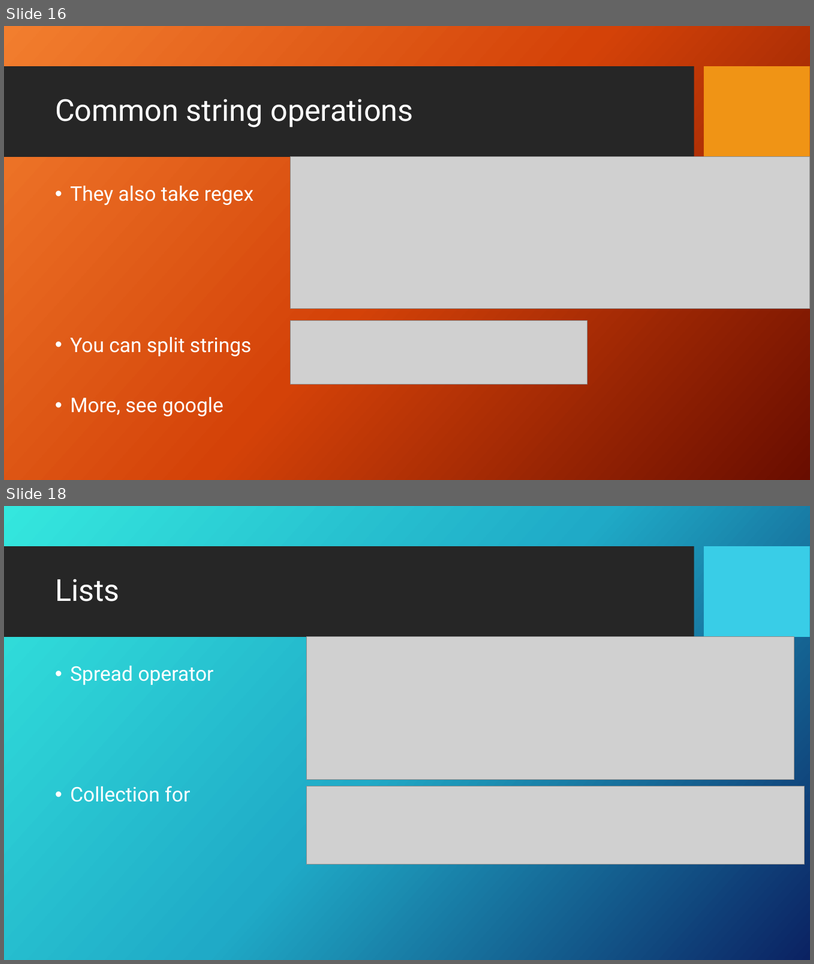
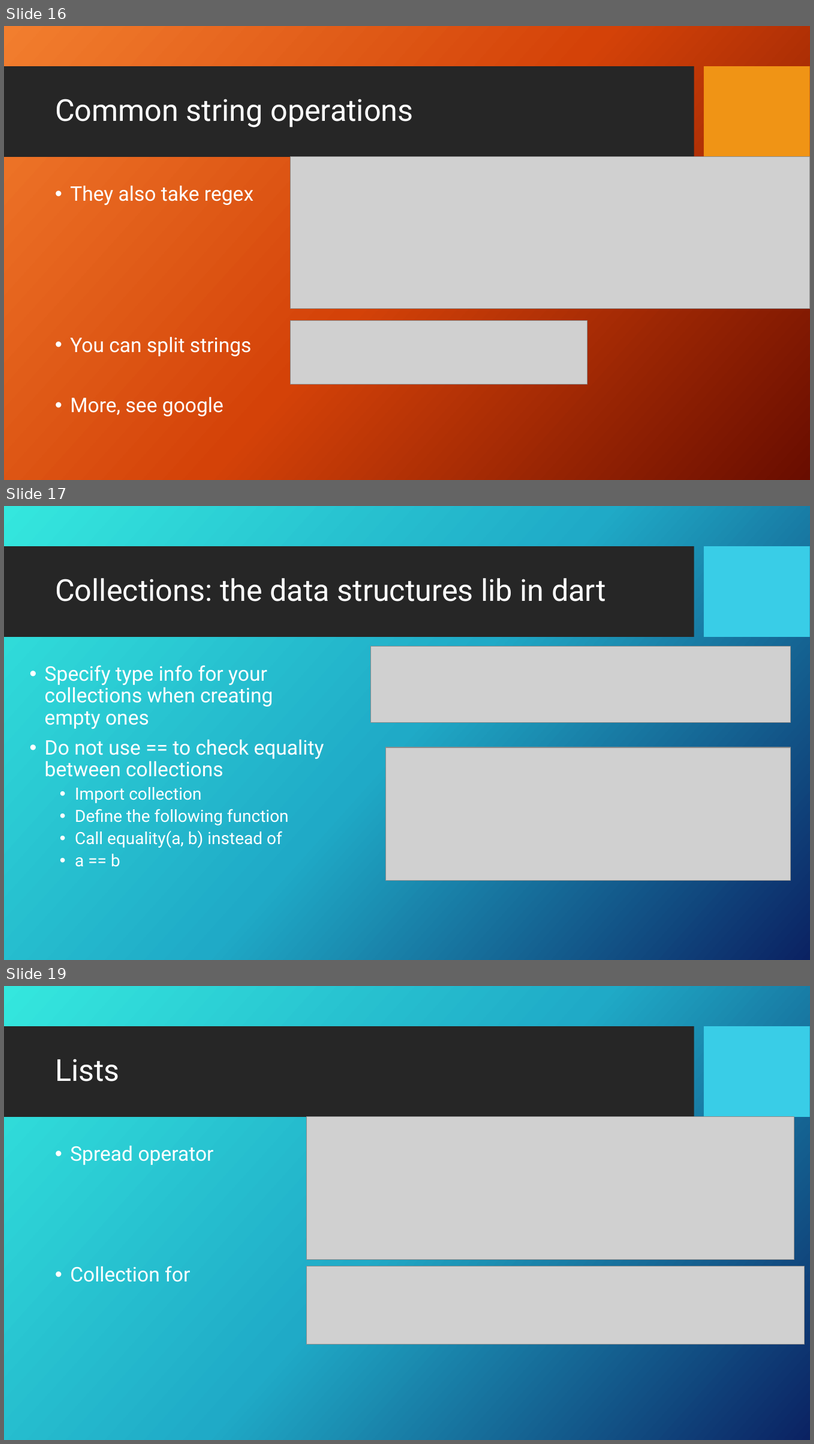
Before and after one commit to GDSC-ADEK/dart-flutter-course, a slide deck: week2/week2_slideshow.pptx. Shown one above the other, each under a label of ours: slides 16 and 18 before the commit, slides 16, 17 and 19 after it; the slides between them are not shown. The pictures are 814x964 and 814x1444 pixels, drawn with LibreOffice and Linux fonts; fonts in the diff are those of the drawing; grey boxes stand for pictures; background and template pictures are left out. Boxes give left, top, right and bottom in pixels: in the first picture for what was removed or moved away, otherwise in the second. Text is boxed around its words. In the diff, an @@ line names an element or a change of style, - is before the commit and + after.

Commit message:
added content to slides, fixed checker2

```diff
--- a/week2/week2_slideshow.pptx
+++ b/week2/week2_slideshow.pptx
@@ slide 17 added at (x1=4, y1=506, x2=810, y2=960), background picture (left out); not listed: 2 template elements that a slide beside it also shows @@
@@ title added at (x1=55, y1=578, x2=606, y2=601), 36 pt, text #FFFFFF @@
+Collections: the data structures lib in dart
@@ picture added at (x1=371, y1=646, x2=791, y2=723) @@
@@ text added at (x1=45, y1=665, x2=324, y2=867), 24 pt, text #FFFFFF @@
+• Specify type info for your collections when creating empty ones
+• Do not use == to check equality between collections
+  • Import collection
+  • Define the following function
+  • Call equality(a, b) instead of
+  • a == b
@@ picture added at (x1=386, y1=747, x2=791, y2=880) @@
@@ what was slide 18 is now slide 19 @@
```
Also in this commit, not shown: 3 slides changed, 6 other files.
